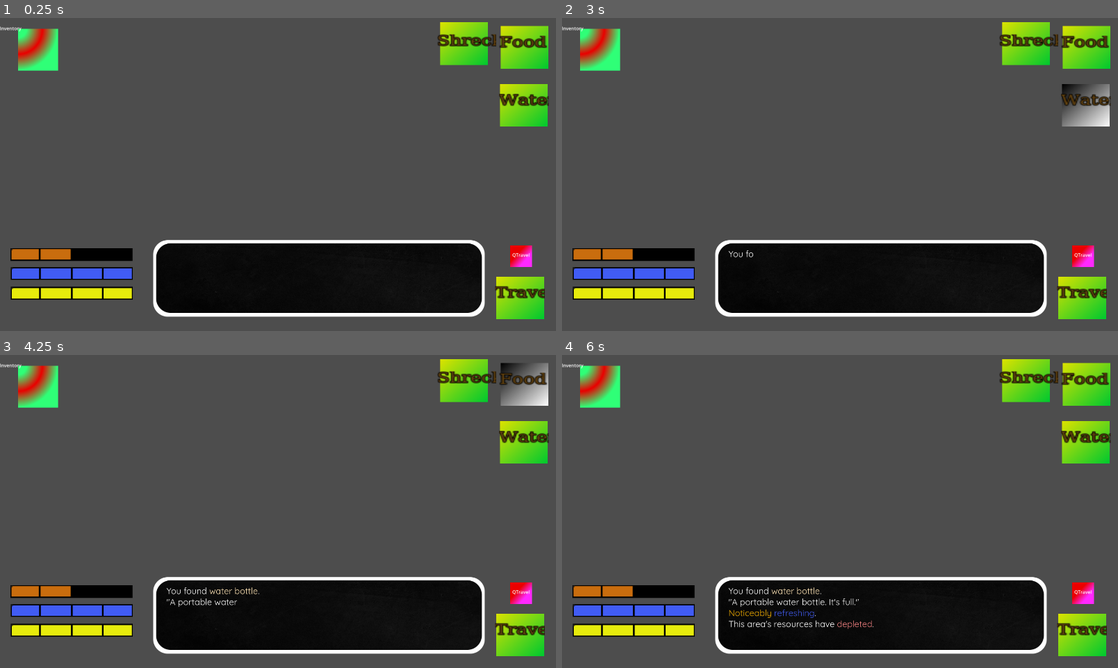
Above: before the commit, frames 1-4 (two rows, left to right).
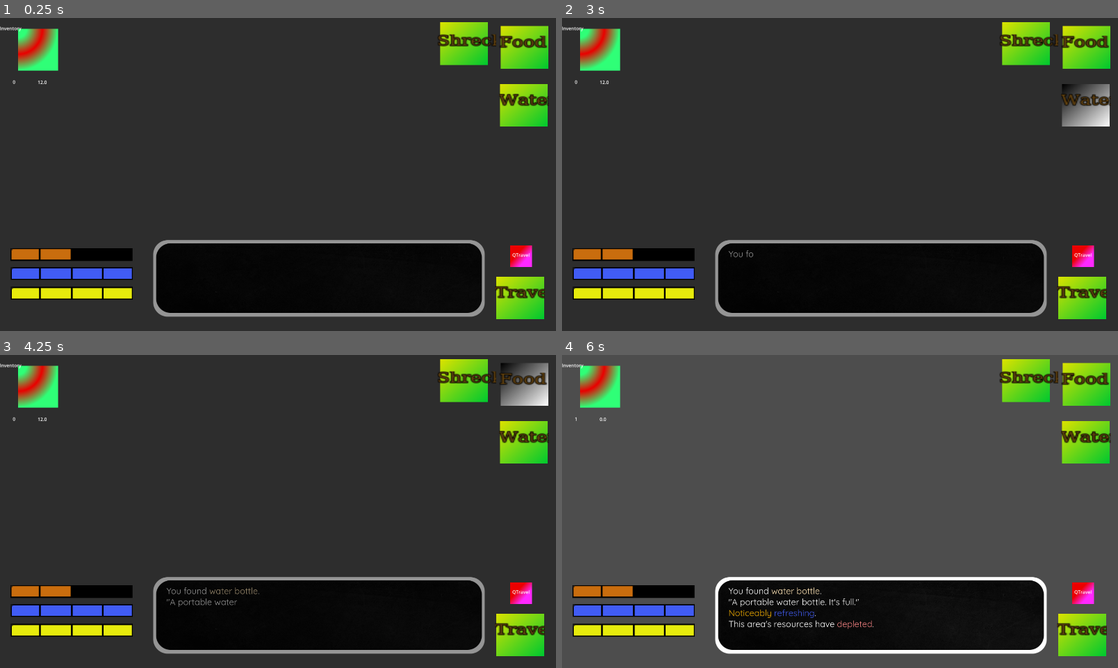
Above: after the commit, the same moments.

Repository: Peafowll/They-Left-Me
Game: Godot game, scene res://Objects/travel_mode.tscn
Same seed, same stepped clock (60 frames per second), same inputs: the game is played once before the commit and once after it. The engine's default icon, where the game draws it, is replaced by a stand-in: a white triangle on a blue panel in a dark square.
Inputs (mouse positions are in pixels of both pictures, inside the frame that each line leads up to):
- Up to frame 1 (0.25 s): no input
- Up to frame 2 (3 s): click (600, 49) at 0.5 s; click (573, 287) at 1.27 s; click "Shreck" at 2 s; click "Water" at 2.75 s
- Up to frame 3 (4.25 s): click "Food" at 3.5 s
- Up to frame 4 (6 s): click "Travel" at 4.25 s; click "QTravel" at 5 s; click (600, 386) at 5.75 s

The runs differ from the first frame. In frame 1, 78% of the frame differs, in the area x 0-100%, y 0-100%; in frame 2, 78%; in frame 3, 78%; in frame 4, less than 0.1%.

Commit message:
time display+dumb bad shader and resource drain function
someone gotta link the travelmode code to the resource drain.

Diff:
--- /dev/null
+++ b/Objects/day_dev.gd
@@ -0,0 +1,4 @@
+extends Label
+
+func _process(delta: float) -> void:
+	text = str(World.day)
--- /dev/null
+++ b/Objects/hour_dev.gd
@@ -0,0 +1,4 @@
+extends Label
+
+func _process(delta: float) -> void:
+	text = str(World.hour)
--- a/Objects/player.gd
+++ b/Objects/player.gd
@@ -27,3 +27,9 @@
 	thirst += item_object.thirst_fill
 	hunger += item_object.food_fill
 	sanity += item_object.sanity_fill
+
+func drain_resources(m_hunger : int, m_thirst : int, m_energy : int, m_sanity : int):
+	energy-=m_energy
+	hunger-=m_hunger
+	thirst-=m_thirst
+	sanity-=m_sanity
--- /dev/null
+++ b/Objects/time_shader.gd
@@ -0,0 +1,7 @@
+extends Polygon2D
+
+func _process(delta: float) -> void:
+	#changing the color of the bg based on time
+	#make this better someone pls (like add colors)
+	var brightness : = (World.hour/24)/1.2
+	modulate.a = brightness
--- a/Objects/travel_mode.tscn
+++ b/Objects/travel_mode.tscn
@@ -1,9 +1,12 @@
-[gd_scene load_steps=19 format=3 uid="uid://bq728sl3rjanw"]
+[gd_scene load_steps=22 format=3 uid="uid://bq728sl3rjanw"]
 
 [ext_resource type="Script" uid="uid://dtmbkqy8dg23d" path="res://Objects/ui_update.gd" id="1_05maj"]
 [ext_resource type="Theme" uid="uid://cirrv05komjp3" path="res://Objects/Themes/ButtonText.tres" id="1_gyy25"]
 [ext_resource type="PackedScene" uid="uid://3moepcq27gcb" path="res://Objects/stat_bar.tscn" id="1_hyowb"]
 [ext_resource type="PackedScene" uid="uid://1faecfw8koq3" path="res://Objects/background.tscn" id="1_s3etm"]
+[ext_resource type="Script" uid="uid://dgjxk1bnsabxf" path="res://Objects/time_shader.gd" id="2_tbuwt"]
+[ext_resource type="Script" uid="uid://dfiwv8ylg1e26" path="res://Objects/day_dev.gd" id="4_ll3f6"]
+[ext_resource type="Script" uid="uid://dwmrmn6ofqc08" path="res://Objects/hour_dev.gd" id="5_1ghfr"]
 [ext_resource type="PackedScene" uid="uid://lhdp4xqlabt8" path="res://Objects/inventory.tscn" id="5_2mib4"]
 
 [sub_resource type="Gradient" id="Gradient_05maj"]
@@ -84,12 +87,40 @@
 position = Vector2(-194, -117)
 scale = Vector2(1.2, 1.2)
 
+[node name="TimeShader" type="Polygon2D" parent="."]
+color = Color(0, 0, 0, 1)
+polygon = PackedVector2Array(-10, -1, 1953, -12, 1968, 1114, -24, 1114)
+script = ExtResource("2_tbuwt")
+
 [node name="UIUpdate" type="Control" parent="."]
 layout_mode = 3
 anchors_preset = 0
 offset_right = 40.0
 offset_bottom = 40.0
 script = ExtResource("1_05maj")
+
+[node name="DayDev" type="Label" parent="UIUpdate"]
+layout_mode = 0
+offset_left = 44.0
+offset_top = 209.0
+offset_right = 401.0
+offset_bottom = 475.0
+text = "DAY 0"
+script = ExtResource("4_ll3f6")
+
+[node name="HourDev" type="Label" parent="UIUpdate/DayDev"]
+layout_mode = 1
+anchors_preset = -1
+anchor_left = 0.056
+anchor_top = 0.266
+anchor_right = 0.056
+anchor_bottom = 0.266
+offset_left = 66.008
+offset_top = -69.756
+offset_right = 324.008
+offset_bottom = 66.244
+text = "hour 1"
+script = ExtResource("5_1ghfr")
 
 [node name="InventoryButton" type="TextureButton" parent="UIUpdate"]
 layout_mode = 0
--- a/Objects/world.tscn
+++ b/Objects/world.tscn
@@ -4,3 +4,4 @@
 
 [node name="World" type="Node2D"]
 script = ExtResource("1_5kge3")
+hour = 12.0
--- a/Resources/Consumables/beef_jerky.tres
+++ b/Resources/Consumables/beef_jerky.tres
@@ -12,6 +12,6 @@
 description = "\"Oversalted.\"
 [color=#A8E61D]Greatly[/color] reduces [color=#c96d0e]hunger[/color].
 [color=#FFB600]Noticeably[/color] increases [color=415cf3]thirst[/color]."
-type = ""
-rarity = 10.0
+type = "food"
+rarity = 3.0
 metadata/_custom_type_script = "uid://cguy6cyd1k3n2"
--- a/Resources/Consumables/instant_noodles.tres
+++ b/Resources/Consumables/instant_noodles.tres
@@ -9,8 +9,8 @@
 thirst_fill = 0.0
 sanity_fill = 0.0
 energy_fill = 0.0
-description = "\"For  serious situations.\"
+description = "\"For serious situations.\"
 [color=#2EBF4F]Immensely[/color] reduces [color=#c96d0e]hunger[/color]. "
 type = "food"
-rarity = 0.5
+rarity = 1.0
 metadata/_custom_type_script = "uid://cguy6cyd1k3n2"
Not shown, added: Objects/day_dev.gd.uid
Not shown, added: Objects/hour_dev.gd.uid
Not shown, added: Objects/time_shader.gd.uid
